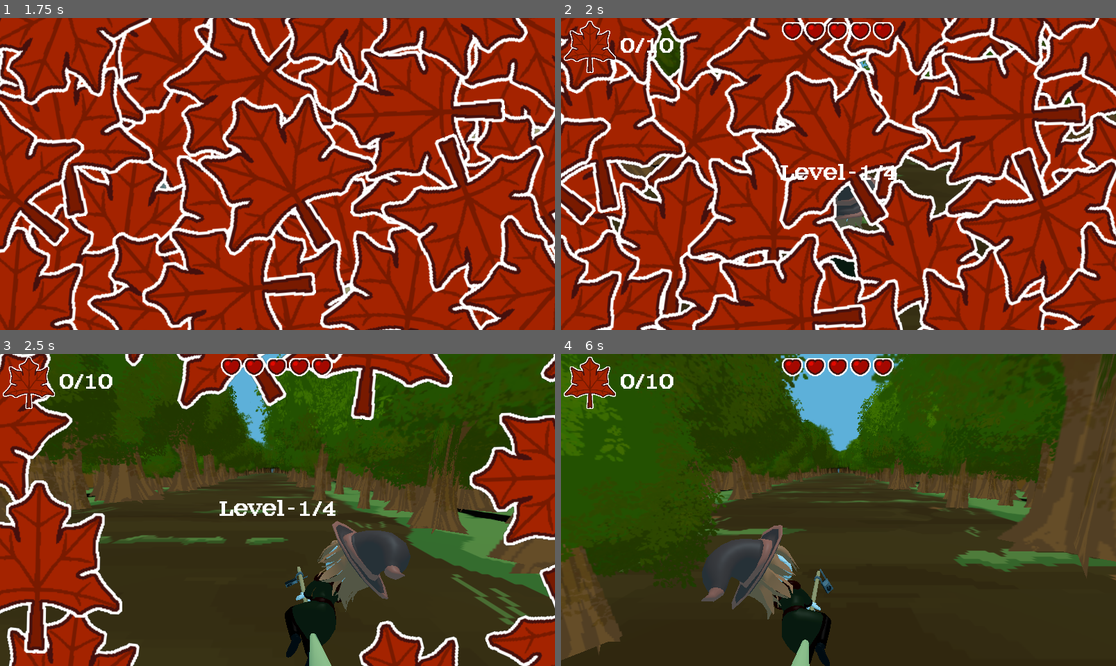
Above: before the commit, frames 1-4 (two rows, left to right).
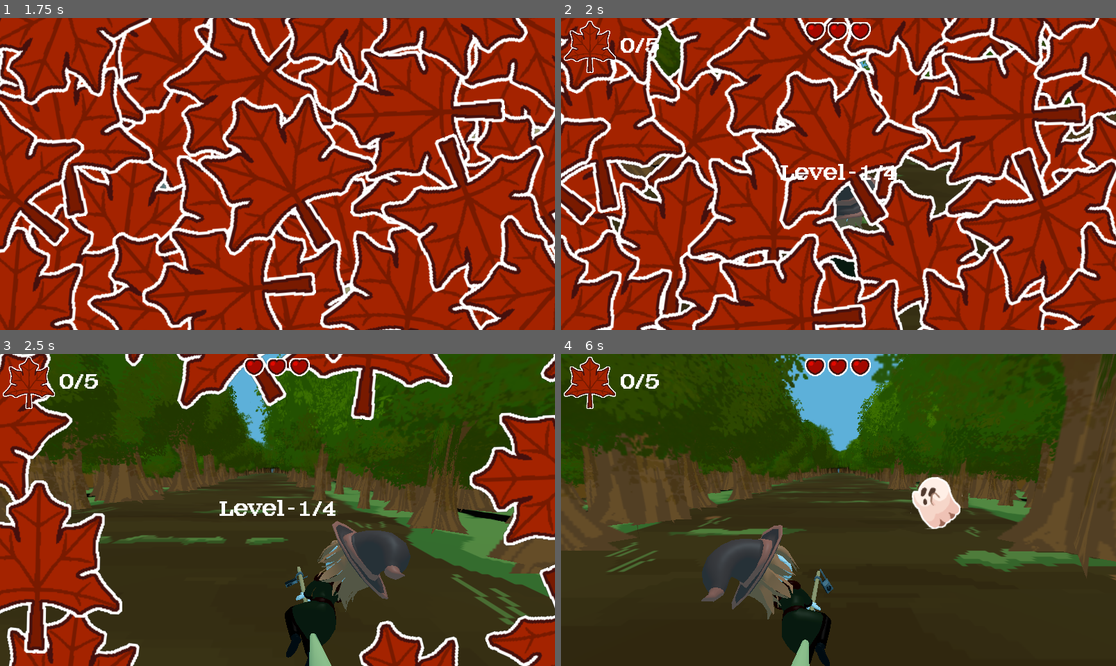
Above: after the commit, the same moments.

Repository: wewewer123/Cozy-Chaos-Fall-2025
Game: Godot game, scene res://scenes/game/GameHolder.tscn
The game is run twice, just before and just after one commit, with the same random seed, the same clock (stepped at 60 frames per second) and the same inputs.
Inputs (mouse positions are in pixels of both pictures, inside the frame that each line leads up to):
- Up to frame 1 (1.75 s): click "start" at 0.5 s; click "start" at 1.25 s
- Up to frame 2 (2 s): no input
- Up to frame 3 (2.5 s): tap Enter at 2 s; move the mouse to (399, 494) at 2.02 s; hold D (right) from 2.03 s (still down); tap T at 2.1 s; click (399, 494) at 2.17 s
- Up to frame 4 (6 s): move the mouse to (727, 525) at 2.77 s; release D (right) at 2.78 s; hold A (left) 2.78-3.53 s; tap one key every 0.75 s from 2.85 s: Y Tab T Y Tab; move the mouse to (894, 441) at 3.52 s; hold D (right) 3.53-5.03 s; move the mouse to (810, 572) at 4.27 s; click (810, 572) at 4.42 s; move the mouse to (1005, 556) at 5.02 s; hold A (left) from 5.03 s (still down); move the mouse to (672, 463) at 5.77 s

Frame 1 is identical in both runs. In frame 2, 0.5% of the frame differs, in the area x 15-60%, y 1-12%; in frame 3, 0.5%; in frame 4, 13%, in the area x 0-73%, y 0-99%.

Commit message:
Refactors Lane Spawner Script + Adds Spawner Scene

Diff:
--- /dev/null
+++ b/scenes/lane_objects/lane_spawner.tscn
@@ -0,0 +1,28 @@
+[gd_scene load_steps=7 format=3 uid="uid://cktfpcvhahrcj"]
+
+[ext_resource type="Script" uid="uid://dhjvv4781r048" path="res://scripts/lane_objects/Spawner.gd" id="1_iv1uh"]
+[ext_resource type="PackedScene" uid="uid://b5fjd6vcxcjrp" path="res://scenes/lane_objects/obstacles/autumnTrees.tscn" id="2_23yn0"]
+[ext_resource type="PackedScene" uid="uid://cqcmrldguya81" path="res://scenes/lane_objects/obstacles/ghost.tscn" id="3_wg0tn"]
+[ext_resource type="PackedScene" uid="uid://db86y3xlsmqhs" path="res://scenes/lane_objects/collectables/leaf.tscn" id="4_k5lyl"]
+[ext_resource type="PackedScene" uid="uid://bo3apvyv0kqo2" path="res://scenes/lane_objects/collectables/heart.tscn" id="5_1m4cb"]
+[ext_resource type="PackedScene" uid="uid://cfgyqhgaajthv" path="res://scenes/world/lane_spawn_timer.tscn" id="6_sbwys"]
+
+[node name="LaneSpawner" type="Node3D"]
+script = ExtResource("1_iv1uh")
+tree_inst = ExtResource("2_23yn0")
+ghost_inst = ExtResource("3_wg0tn")
+leaf_inst = ExtResource("4_k5lyl")
+heart_inst = ExtResource("5_1m4cb")
+
+[node name="Lane0" type="Marker3D" parent="."]
+transform = Transform3D(1, 0, 0, 0, 1, 0, 0, 0, 1, -7, 0, 0)
+
+[node name="Lane1" type="Marker3D" parent="."]
+
+[node name="Lane2" type="Marker3D" parent="."]
+transform = Transform3D(1, 0, 0, 0, 1, 0, 0, 0, 1, 7, 0, 0)
+
+[node name="LaneSpawnTimer" parent="." instance=ExtResource("6_sbwys")]
+level = 5
+
+[connection signal="timeout" from="LaneSpawnTimer" to="." method="_on_lane_spawn_timer_timeout"]
--- a/scenes/lane_objects/obstacles/autumnTrees.tscn
+++ b/scenes/lane_objects/obstacles/autumnTrees.tscn
@@ -36,7 +36,6 @@
 summer_textures = Array[Texture2D]([ExtResource("2_okqqn"), ExtResource("3_d0n8w"), ExtResource("4_kh4kj"), ExtResource("5_s5jfg"), ExtResource("6_ckdr0")])
 semi_autumn_textures = Array[Texture2D]([ExtResource("7_icqer"), ExtResource("8_brb0k"), ExtResource("9_855fg"), ExtResource("10_o1sfh"), ExtResource("11_1x0ya")])
 autumn_textures = Array[Texture2D]([ExtResource("12_pm1sm"), ExtResource("13_r05bm"), ExtResource("14_fhsml"), ExtResource("15_ofwfs"), ExtResource("16_g73ry"), ExtResource("17_u6p5e"), ExtResource("18_vn7dw"), ExtResource("19_2yo02"), ExtResource("20_x44jh")])
-treeType = 2
 textureSetter = NodePath("Texture")
 
 [node name="CollisionShape3D" type="CollisionShape3D" parent="."]
--- a/scenes/world/Levels/Level1.tscn
+++ b/scenes/world/Levels/Level1.tscn
@@ -1,15 +1,10 @@
-[gd_scene load_steps=16 format=3 uid="uid://dyftg85otyil"]
+[gd_scene load_steps=11 format=3 uid="uid://dyftg85otyil"]
 
 [ext_resource type="Script" uid="uid://bmmhbr22iup2d" path="res://scripts/world/main.gd" id="1_dpppr"]
 [ext_resource type="PackedScene" uid="uid://b8hnbwt0gfqgx" path="res://scenes/world/environment.tscn" id="2_40x7k"]
 [ext_resource type="PackedScene" uid="uid://jkp5gvu52u1o" path="res://scenes/player/player.tscn" id="2_estr2"]
-[ext_resource type="Script" uid="uid://dhjvv4781r048" path="res://scripts/lane_objects/Spawner.gd" id="3_8671u"]
-[ext_resource type="PackedScene" uid="uid://b7kvvc8waf021" path="res://scenes/lane_objects/obstacles/summerTrees.tscn" id="4_f0icx"]
-[ext_resource type="PackedScene" uid="uid://cqcmrldguya81" path="res://scenes/lane_objects/obstacles/ghost.tscn" id="5_8dw8u"]
-[ext_resource type="PackedScene" uid="uid://cfgyqhgaajthv" path="res://scenes/world/lane_spawn_timer.tscn" id="5_k6s3k"]
+[ext_resource type="PackedScene" uid="uid://cktfpcvhahrcj" path="res://scenes/lane_objects/lane_spawner.tscn" id="5_2j2ko"]
 [ext_resource type="PackedScene" uid="uid://7v0ou44u3gdb" path="res://scenes/world/decoration/tree_spawner.tscn" id="5_muapc"]
-[ext_resource type="PackedScene" uid="uid://db86y3xlsmqhs" path="res://scenes/lane_objects/collectables/leaf.tscn" id="6_kmdbv"]
-[ext_resource type="PackedScene" uid="uid://bo3apvyv0kqo2" path="res://scenes/lane_objects/collectables/heart.tscn" id="7_0t3xx"]
 [ext_resource type="PackedScene" uid="uid://bdkni105yimiq" path="res://scenes/world/enviornment/trees_static.tscn" id="11_d7lc8"]
 [ext_resource type="PackedScene" uid="uid://cikhnrmajljah" path="res://scenes/world/BackgroundMusic.tscn" id="11_xtfam"]
 [ext_resource type="AudioStream" uid="uid://b7k0lpe44nelp" path="res://assets/audio/ambience/Summer (1 and 2).mp3" id="12_k6s3k"]
@@ -38,26 +33,11 @@
 
 [node name="Items" type="Node3D" parent="."]
 
+[node name="LaneSpawner" parent="." instance=ExtResource("5_2j2ko")]
+transform = Transform3D(1, 0, 0, 0, 1, 0, 0, 0, 1, 0, 0, -25)
+
 [node name="TreeSpawner" parent="." instance=ExtResource("5_muapc")]
 transform = Transform3D(1, 0, 0, 0, 1, 0, 0, 0, 1, 0, 0, -25.817741)
-
-[node name="LaneSpawnTimer" parent="." instance=ExtResource("5_k6s3k")]
-
-[node name="Spawner" type="Node3D" parent="."]
-transform = Transform3D(1, 0, 0, 0, 1, 0, 0, 0, 1, 0, 0, -25.817741)
-script = ExtResource("3_8671u")
-tree_inst = ExtResource("4_f0icx")
-ghost_inst = ExtResource("5_8dw8u")
-leaf_inst = ExtResource("6_kmdbv")
-heart_inst = ExtResource("7_0t3xx")
-
-[node name="Lane0" type="Marker3D" parent="Spawner"]
-transform = Transform3D(1, 0, 0, 0, 1, 0, 0, 0, 1, -7, 0, 0)
-
-[node name="Lane1" type="Marker3D" parent="Spawner"]
-
-[node name="Lane2" type="Marker3D" parent="Spawner"]
-transform = Transform3D(1, 0, 0, 0, 1, 0, 0, 0, 1, 7, 0, 0)
 
 [node name="TreesStatic" parent="." instance=ExtResource("11_d7lc8")]
 transform = Transform3D(1, 0, 0, 0, 1, 0, 0, 0, 1, 0.0045776367, 0.9870453, -0.021865845)
@@ -68,5 +48,3 @@
 
 [node name="WorldEnvironment" type="WorldEnvironment" parent="."]
 environment = SubResource("Environment_3602c")
-
-[connection signal="timeout" from="LaneSpawnTimer" to="." method="_on_lane_spawn_timer_timeout"]
--- a/scenes/world/Levels/Level2.tscn
+++ b/scenes/world/Levels/Level2.tscn
@@ -1,15 +1,10 @@
-[gd_scene load_steps=19 format=3 uid="uid://ebwap5j0m8u"]
+[gd_scene load_steps=14 format=3 uid="uid://ebwap5j0m8u"]
 
 [ext_resource type="Script" uid="uid://bmmhbr22iup2d" path="res://scripts/world/main.gd" id="1_dd1l5"]
 [ext_resource type="PackedScene" uid="uid://c00jton8wqa8x" path="res://scenes/world/enviornment/environment_level_2.tscn" id="2_t0aw8"]
 [ext_resource type="PackedScene" uid="uid://jkp5gvu52u1o" path="res://scenes/player/player.tscn" id="4_dml08"]
-[ext_resource type="PackedScene" uid="uid://cfgyqhgaajthv" path="res://scenes/world/lane_spawn_timer.tscn" id="4_py7lu"]
-[ext_resource type="Script" uid="uid://dhjvv4781r048" path="res://scripts/lane_objects/Spawner.gd" id="5_hv16n"]
-[ext_resource type="PackedScene" uid="uid://b7kvvc8waf021" path="res://scenes/lane_objects/obstacles/summerTrees.tscn" id="6_dd1l5"]
-[ext_resource type="PackedScene" uid="uid://cqcmrldguya81" path="res://scenes/lane_objects/obstacles/ghost.tscn" id="7_pkrxy"]
-[ext_resource type="PackedScene" uid="uid://db86y3xlsmqhs" path="res://scenes/lane_objects/collectables/leaf.tscn" id="8_ydepa"]
+[ext_resource type="PackedScene" uid="uid://cktfpcvhahrcj" path="res://scenes/lane_objects/lane_spawner.tscn" id="4_u6557"]
 [ext_resource type="PackedScene" uid="uid://7v0ou44u3gdb" path="res://scenes/world/decoration/tree_spawner.tscn" id="9_jvilp"]
-[ext_resource type="PackedScene" uid="uid://bo3apvyv0kqo2" path="res://scenes/lane_objects/collectables/heart.tscn" id="9_yl17g"]
 [ext_resource type="Resource" uid="uid://ctw7pnyka6wju" path="res://scenes/world/decoration/tree/factories/tree_factory_level_2.tres" id="10_kkefh"]
 [ext_resource type="PackedScene" uid="uid://bfa4mxrqb63dw" path="res://scenes/world/Levels/environment_light.tscn" id="12_u6557"]
 [ext_resource type="PackedScene" uid="uid://bdkni105yimiq" path="res://scenes/world/enviornment/trees_static.tscn" id="13_xhb0t"]
@@ -34,33 +29,16 @@
 
 [node name="Items" type="Node3D" parent="."]
 
-[node name="LaneSpawnTimer" parent="." instance=ExtResource("4_py7lu")]
-wait_time = 0.7
-level = 3
-
-[node name="Spawner" type="Node3D" parent="."]
-transform = Transform3D(1, 0, 0, 0, 1, 0, 0, 0, 1, 0, 0, -25.817741)
-script = ExtResource("5_hv16n")
-tree_inst = ExtResource("6_dd1l5")
-ghost_inst = ExtResource("7_pkrxy")
-leaf_inst = ExtResource("8_ydepa")
-heart_inst = ExtResource("9_yl17g")
-
-[node name="Lane0" type="Marker3D" parent="Spawner"]
-transform = Transform3D(1, 0, 0, 0, 1, 0, 0, 0, 1, -7, 0, 0)
-
-[node name="Lane1" type="Marker3D" parent="Spawner"]
-
-[node name="Lane2" type="Marker3D" parent="Spawner"]
-transform = Transform3D(1, 0, 0, 0, 1, 0, 0, 0, 1, 7, 0, 0)
+[node name="LaneSpawner" parent="." instance=ExtResource("4_u6557")]
+transform = Transform3D(1, 0, 0, 0, 1, 0, 0, 0, 1, 0, 0, -25)
 
 [node name="TreeSpawner" parent="." instance=ExtResource("9_jvilp")]
 tree_collection = ExtResource("10_kkefh")
 
-[node name="Environment Light" parent="." instance=ExtResource("12_u6557")]
-
 [node name="TreesStatic" parent="." instance=ExtResource("13_xhb0t")]
 texture = ExtResource("14_bgw3j")
+
+[node name="Environment Light" parent="." instance=ExtResource("12_u6557")]
 
 [node name="WorldEnvironment" type="WorldEnvironment" parent="."]
 environment = SubResource("Environment_frq16")
@@ -70,5 +48,3 @@
 volume_db = -10.0
 
 [node name="PlayerLocator" parent="." instance=ExtResource("17_w5duo")]
-
-[connection signal="timeout" from="LaneSpawnTimer" to="." method="_on_lane_spawn_timer_timeout"]
--- a/scenes/world/Levels/Level3.tscn
+++ b/scenes/world/Levels/Level3.tscn
@@ -1,15 +1,10 @@
-[gd_scene load_steps=19 format=3 uid="uid://c1hkqni13viv6"]
+[gd_scene load_steps=14 format=3 uid="uid://c1hkqni13viv6"]
 
 [ext_resource type="Script" uid="uid://bmmhbr22iup2d" path="res://scripts/world/main.gd" id="1_8q2jx"]
-[ext_resource type="PackedScene" uid="uid://cfgyqhgaajthv" path="res://scenes/world/lane_spawn_timer.tscn" id="3_b6y0l"]
 [ext_resource type="PackedScene" uid="uid://jkp5gvu52u1o" path="res://scenes/player/player.tscn" id="4_kbmee"]
-[ext_resource type="Script" uid="uid://dhjvv4781r048" path="res://scripts/lane_objects/Spawner.gd" id="5_c76ks"]
-[ext_resource type="PackedScene" uid="uid://djlbaaxs8x2cn" path="res://scenes/lane_objects/obstacles/semiAutumn.tscn" id="6_8q2jx"]
-[ext_resource type="PackedScene" uid="uid://cqcmrldguya81" path="res://scenes/lane_objects/obstacles/ghost.tscn" id="7_s8yxq"]
-[ext_resource type="PackedScene" uid="uid://db86y3xlsmqhs" path="res://scenes/lane_objects/collectables/leaf.tscn" id="8_r6kld"]
+[ext_resource type="PackedScene" uid="uid://cktfpcvhahrcj" path="res://scenes/lane_objects/lane_spawner.tscn" id="4_vy503"]
 [ext_resource type="PackedScene" uid="uid://bxflkf55uurhm" path="res://scenes/world/enviornment/environment_level_3.tscn" id="8_rkt7a"]
 [ext_resource type="PackedScene" uid="uid://7v0ou44u3gdb" path="res://scenes/world/decoration/tree_spawner.tscn" id="9_h7hjd"]
-[ext_resource type="PackedScene" uid="uid://bo3apvyv0kqo2" path="res://scenes/lane_objects/collectables/heart.tscn" id="9_j1qmk"]
 [ext_resource type="Resource" uid="uid://i8mcap5ckuy3" path="res://scenes/world/decoration/tree/factories/tree_factory_level_3.tres" id="10_hna0g"]
 [ext_resource type="PackedScene" uid="uid://bfa4mxrqb63dw" path="res://scenes/world/Levels/environment_light.tscn" id="12_vy503"]
 [ext_resource type="PackedScene" uid="uid://bdkni105yimiq" path="res://scenes/world/enviornment/trees_static.tscn" id="13_rd0oh"]
@@ -32,27 +27,10 @@
 
 [node name="Items" type="Node3D" parent="."]
 
-[node name="LaneSpawnTimer" parent="." instance=ExtResource("3_b6y0l")]
-wait_time = 0.5
-level = 4
+[node name="Ground" parent="." instance=ExtResource("8_rkt7a")]
 
-[node name="Spawner" type="Node3D" parent="."]
+[node name="LaneSpawner" parent="." instance=ExtResource("4_vy503")]
 transform = Transform3D(1, 0, 0, 0, 1, 0, 0, 0, 1, 0, 0, -25)
-script = ExtResource("5_c76ks")
-tree_inst = ExtResource("6_8q2jx")
-ghost_inst = ExtResource("7_s8yxq")
-leaf_inst = ExtResource("8_r6kld")
-heart_inst = ExtResource("9_j1qmk")
-
-[node name="Lane0" type="Marker3D" parent="Spawner"]
-transform = Transform3D(1, 0, 0, 0, 1, 0, 0, 0, 1, -7, 0, 0)
-
-[node name="Lane1" type="Marker3D" parent="Spawner"]
-
-[node name="Lane2" type="Marker3D" parent="Spawner"]
-transform = Transform3D(1, 0, 0, 0, 1, 0, 0, 0, 1, 7, 0, 0)
-
-[node name="Ground" parent="." instance=ExtResource("8_rkt7a")]
 
 [node name="TreeSpawner" parent="." instance=ExtResource("9_h7hjd")]
 tree_collection = ExtResource("10_hna0g")
@@ -70,5 +48,3 @@
 volume_db = -20.0
 
 [node name="PlayerLocator" parent="." instance=ExtResource("17_tshvk")]
-
-[connection signal="timeout" from="LaneSpawnTimer" to="." method="_on_lane_spawn_timer_timeout"]
--- a/scenes/world/Levels/Level4.tscn
+++ b/scenes/world/Levels/Level4.tscn
@@ -1,14 +1,9 @@
-[gd_scene load_steps=19 format=3 uid="uid://dry5v5b61sduq"]
+[gd_scene load_steps=14 format=3 uid="uid://dry5v5b61sduq"]
 
 [ext_resource type="Script" uid="uid://bmmhbr22iup2d" path="res://scripts/world/main.gd" id="1_vt067"]
-[ext_resource type="PackedScene" uid="uid://cfgyqhgaajthv" path="res://scenes/world/lane_spawn_timer.tscn" id="3_lugpx"]
 [ext_resource type="PackedScene" uid="uid://jkp5gvu52u1o" path="res://scenes/player/player.tscn" id="4_bxbrp"]
-[ext_resource type="Script" uid="uid://dhjvv4781r048" path="res://scripts/lane_objects/Spawner.gd" id="5_5h0pq"]
-[ext_resource type="PackedScene" uid="uid://b5fjd6vcxcjrp" path="res://scenes/lane_objects/obstacles/autumnTrees.tscn" id="6_vt067"]
-[ext_resource type="PackedScene" uid="uid://cqcmrldguya81" path="res://scenes/lane_objects/obstacles/ghost.tscn" id="7_ks2a8"]
-[ext_resource type="PackedScene" uid="uid://db86y3xlsmqhs" path="res://scenes/lane_objects/collectables/leaf.tscn" id="8_gxasn"]
+[ext_resource type="PackedScene" uid="uid://cktfpcvhahrcj" path="res://scenes/lane_objects/lane_spawner.tscn" id="4_mgf4m"]
 [ext_resource type="PackedScene" uid="uid://b617pcd1e87dk" path="res://scenes/world/enviornment/environment_level_4.tscn" id="8_v41oc"]
-[ext_resource type="PackedScene" uid="uid://bo3apvyv0kqo2" path="res://scenes/lane_objects/collectables/heart.tscn" id="9_hpx1p"]
 [ext_resource type="PackedScene" uid="uid://7v0ou44u3gdb" path="res://scenes/world/decoration/tree_spawner.tscn" id="9_mvwpp"]
 [ext_resource type="Resource" uid="uid://wajewmi47mmq" path="res://scenes/world/decoration/tree/factories/tree_factory_level_4.tres" id="10_iwh7l"]
 [ext_resource type="PackedScene" uid="uid://bfa4mxrqb63dw" path="res://scenes/world/Levels/environment_light.tscn" id="12_mgf4m"]
@@ -32,26 +27,10 @@
 
 [node name="Items" type="Node3D" parent="."]
 
-[node name="LaneSpawnTimer" parent="." instance=ExtResource("3_lugpx")]
-level = 5
+[node name="Ground" parent="." instance=ExtResource("8_v41oc")]
 
-[node name="Spawner" type="Node3D" parent="."]
-transform = Transform3D(1, 0, 0, 0, 1, 0, 0, 0, 1, 0, 0, -25.817741)
-script = ExtResource("5_5h0pq")
-tree_inst = ExtResource("6_vt067")
-ghost_inst = ExtResource("7_ks2a8")
-leaf_inst = ExtResource("8_gxasn")
-heart_inst = ExtResource("9_hpx1p")
-
-[node name="Lane0" type="Marker3D" parent="Spawner"]
-transform = Transform3D(1, 0, 0, 0, 1, 0, 0, 0, 1, -7, 0, 0)
-
-[node name="Lane1" type="Marker3D" parent="Spawner"]
-
-[node name="Lane2" type="Marker3D" parent="Spawner"]
-transform = Transform3D(1, 0, 0, 0, 1, 0, 0, 0, 1, 7, 0, 0)
-
-[node name="Ground" parent="." instance=ExtResource("8_v41oc")]
+[node name="LaneSpawner" parent="." instance=ExtResource("4_mgf4m")]
+transform = Transform3D(1, 0, 0, 0, 1, 0, 0, 0, 1, 0, 0, -25)
 
 [node name="TreeSpawner" parent="." instance=ExtResource("9_mvwpp")]
 tree_collection = ExtResource("10_iwh7l")
@@ -69,5 +48,3 @@
 volume_db = -20.0
 
 [node name="PlayerLocator" parent="." instance=ExtResource("17_7i75j")]
-
-[connection signal="timeout" from="LaneSpawnTimer" to="." method="_on_lane_spawn_timer_timeout"]
--- a/scripts/game/globals.gd
+++ b/scripts/game/globals.gd
@@ -1,15 +1,15 @@
 extends Node
 
-var max_player_health = 5
-var max_leaf_count = 10
+var max_player_health = 3
+var max_leaf_count = 5
 
-var SPAWN_DIFFICULTY_MULTIPLAYER = 2
+var SPAWN_DIFFICULTY_MULTIPLAYER = 5
 
 var LANE_SPAWN_TIMERS := {
 	GameManager.game_states.LEVEL1: 1.0 * SPAWN_DIFFICULTY_MULTIPLAYER,
-	GameManager.game_states.LEVEL2: 0.95 * SPAWN_DIFFICULTY_MULTIPLAYER,
-	GameManager.game_states.LEVEL3: 0.9 * SPAWN_DIFFICULTY_MULTIPLAYER,
-	GameManager.game_states.LEVEL4: 0.8 * SPAWN_DIFFICULTY_MULTIPLAYER
+	GameManager.game_states.LEVEL2: 0.85 * SPAWN_DIFFICULTY_MULTIPLAYER,
+	GameManager.game_states.LEVEL3: 0.7 * SPAWN_DIFFICULTY_MULTIPLAYER,
+	GameManager.game_states.LEVEL4: 0.5 * SPAWN_DIFFICULTY_MULTIPLAYER
 }
 
 # Current spawning timer speeds
--- a/scripts/lane_objects/Spawner.gd
+++ b/scripts/lane_objects/Spawner.gd
@@ -13,7 +13,13 @@
 var lanes: Array[Marker3D]
 var rng := RandomNumberGenerator.new()
 
-func init() -> void:
+var player_locat:PlayerLocator
+var object_parent:Node
+
+func init(spawned_object_parent: Node, player_locator:PlayerLocator) -> void:
+	self.player_locat = player_locator
+	self.object_parent = spawned_object_parent
+
 	rng.randomize()
 	lanes = []
 	for child in get_children():
@@ -64,34 +70,34 @@
 	return _spawn_packed_at(packed, parent, index)
 
 # One-call convenience: spawns an item and an obstacle on DISTINCT lanes.
-func spawn(parent: Node, player_locator:PlayerLocator) -> void:
+func spawn() -> void:
 	match spawn_strategie:
 		SpawnStrategie.Single:
-			spawn_single(parent, player_locator)
+			spawn_single()
 		SpawnStrategie.Pair:
-			spawn_pair(parent, player_locator)
+			spawn_pair()
 
-func spawn_single(parent: Node, player_locator:PlayerLocator) -> void:
+func spawn_single() -> void:
 	var lane_object:CollisionObject
 
 	if randi_range(0, 2) == 0:
-		lane_object = spawn_item(parent, _pick_lane())
+		lane_object = spawn_item(object_parent, _pick_lane())
 	else:
-		lane_object = spawn_obstacle(parent, _pick_lane())
+		lane_object = spawn_obstacle(object_parent, _pick_lane())
 
-	lane_object.init(player_locator)
+	lane_object.init(player_locat)
 
 	await fade_in([lane_object])
 
-func spawn_pair(parent: Node, player_locator:PlayerLocator) -> void:
+func spawn_pair() -> void:
 	var lane_item := _pick_lane()
 	var lane_obstacle := _pick_lane(lane_item)
 
-	var item := spawn_item(parent, lane_item)
-	var obstacle := spawn_obstacle(parent, lane_obstacle)
+	var item := spawn_item(object_parent, lane_item)
+	var obstacle := spawn_obstacle(object_parent, lane_obstacle)
 
-	item.init(player_locator)
-	obstacle.init(player_locator)
+	item.init(player_locat)
+	obstacle.init(player_locat)
 
 	await fade_in([item,obstacle])
 
@@ -106,3 +112,6 @@
 func set_alpha_for_objects(objects:Array[CollisionObject], alpha:float):
 	for child in objects:
 		child.set_texture_alpha(alpha)
+
+func _on_lane_spawn_timer_timeout() -> void:
+	spawn()
--- a/scripts/world/main.gd
+++ b/scripts/world/main.gd
@@ -1,25 +1,20 @@
 extends Node3D
-@export var max_lanes = 3
-
-@onready var spawner: Spawner = $Spawner
-@onready var player: PlayerObject = $Player
-@onready var player_locator: PlayerLocator = $PlayerLocator
-
-var _hud:HUD
 
 func _ready() -> void:
-	spawner.init()
+	var player: PlayerObject = $Player
+	var spawner:Spawner = $LaneSpawner
+	var player_locator:PlayerLocator = $PlayerLocator
+	var hud:HUD = load("res://scenes/ui/ingame hud/HUD.tscn").instantiate()
+
+	GameManager.player = player
+
+	hud.init()
+	spawner.init($Items, player_locator)
 	player.init(spawner)
 	player_locator.init(player)
 
-	GameManager.player = player
-	_hud = load("res://scenes/ui/ingame hud/HUD.tscn").instantiate()
-	_hud.init() # spawns hearts needs player to be set in GameManager
-	add_child(_hud)
+	add_child(hud)
 
-	player.health_changed.connect(_hud.on_player_health_changed)
-	player.leaf_changed.connect(_hud.on_player_leaf_changed)
-	player.player_died.connect(_hud.on_player_death)
-
-func _on_lane_spawn_timer_timeout() -> void:
-	spawner.spawn($Items, player_locator)
+	player.health_changed.connect(hud.on_player_health_changed)
+	player.leaf_changed.connect(hud.on_player_leaf_changed)
+	player.player_died.connect(hud.on_player_death)
